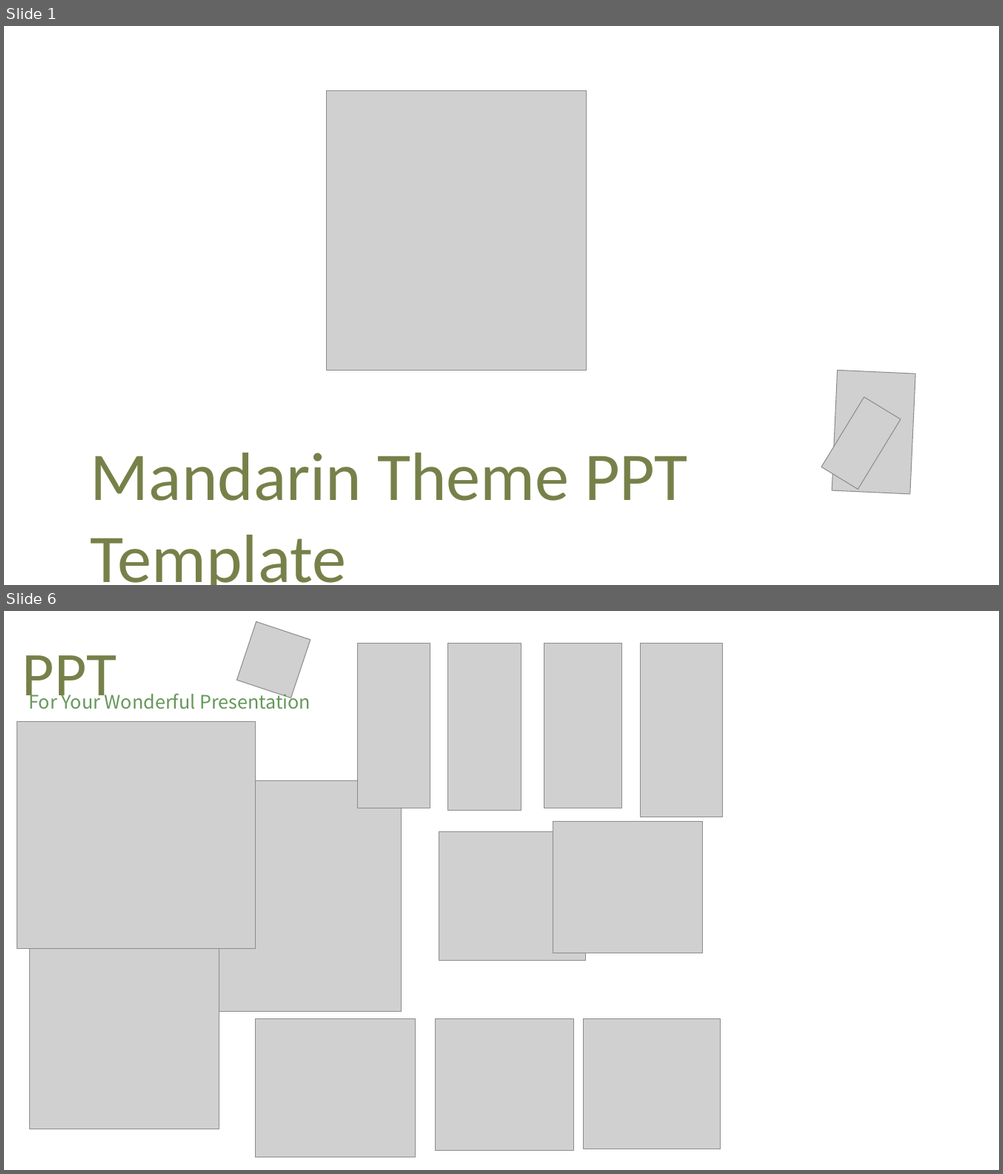
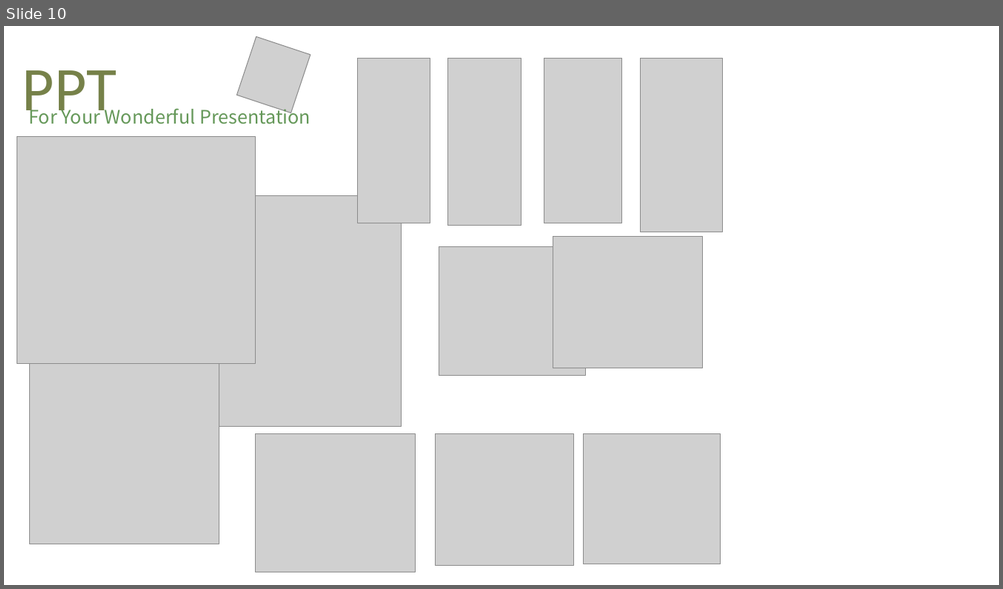
Before and after one commit to Joonyeong97/Jeju_Analysis_Project, a slide deck: ppt/감귤 PPT.pptx. Shown one above the other, each under a label of ours: slides 1 and 6 before the commit, slide 10 after it; the slides between them are not shown. The pictures are 1003x1174 and 1003x589 pixels, drawn with LibreOffice and Linux fonts; fonts in the diff are those of the drawing; grey boxes stand for pictures; background and template pictures are left out. Boxes give left, top, right and bottom in pixels: in the first picture for what was removed or moved away, otherwise in the second. Text is boxed around its words. In the diff, an @@ line names an element or a change of style, - is before the commit and + after.

```diff
--- a/ppt/감귤 PPT.pptx
+++ b/ppt/감귤 PPT.pptx
@@ slide 1 removed at bbox=[4, 26, 999, 585], background picture (left out) @@
@@ picture removed at bbox=[327, 91, 586, 371] @@
@@ picture removed at bbox=[832, 371, 916, 494] @@
@@ picture removed at bbox=[822, 397, 900, 490] @@
@@ text removed at bbox=[91, 453, 688, 585] @@
-Mandarin Theme PPT Template
@@ what was slide 6 is now slide 10 @@
```
Also in this commit, not shown: 3 slides changed, 6 slides added, 1 other slide removed.
